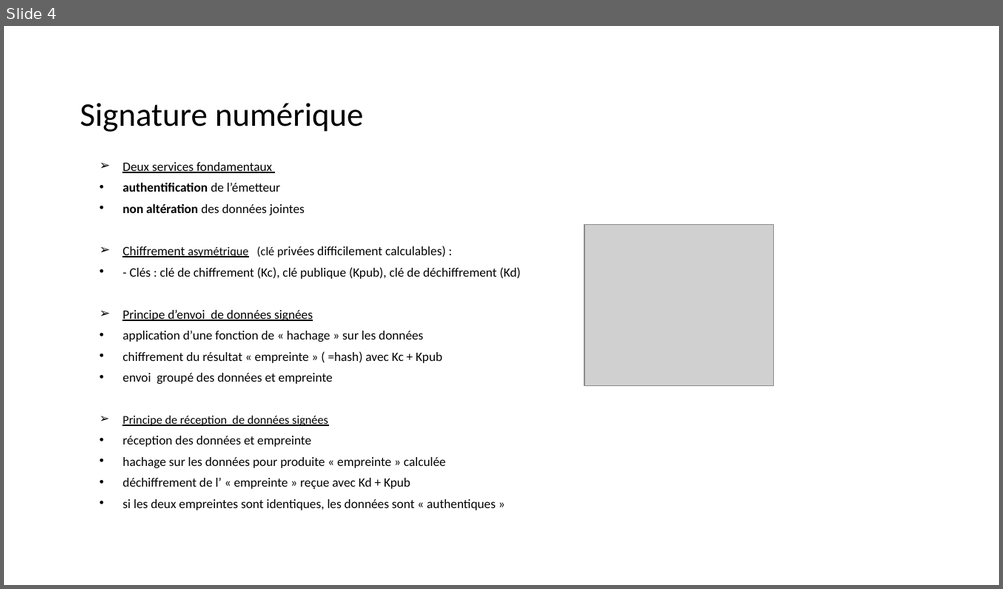
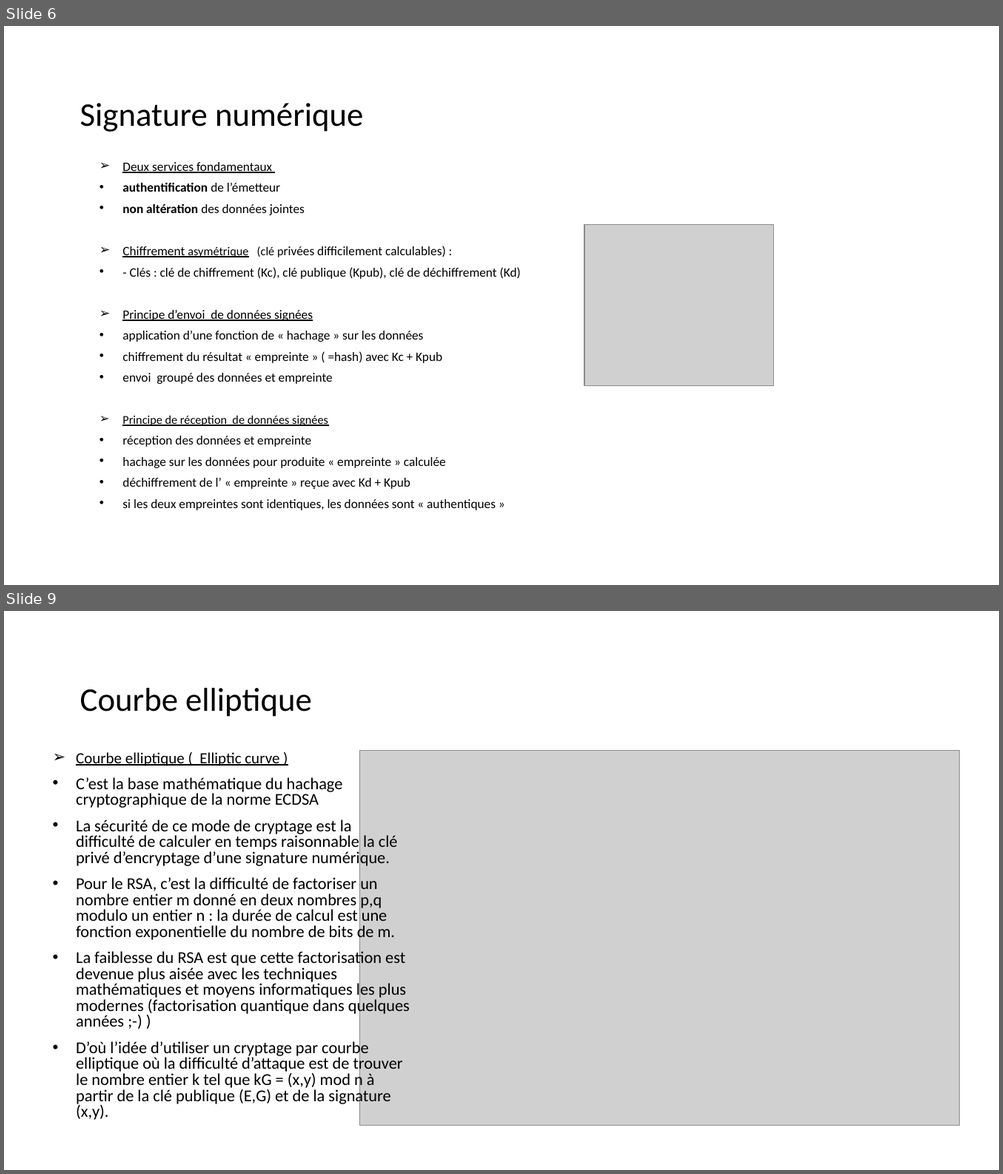
Before and after one commit to dominiquelaurain/fastecdsa, a slide deck: docs/Autoformation_Git.pptx. Shown one above the other, each under a label of ours: slide 4 before the commit, slides 6 and 9 after it; the slides between them are not shown. The pictures are 1003x589 and 1003x1174 pixels, drawn with LibreOffice and Linux fonts; fonts in the diff are those of the drawing; grey boxes stand for pictures. Boxes give left, top, right and bottom in pixels: in the first picture for what was removed or moved away, otherwise in the second. Text is boxed around its words. In the diff, an @@ line names an element or a change of style, - is before the commit and + after.

```diff
--- a/docs/Autoformation_Git.pptx
+++ b/docs/Autoformation_Git.pptx
@@ slide 9 added at [4,611,999,1170], background #FFFFFF @@
@@ title added at [80,688,312,717], 32 pt, text #000000 @@
+Courbe elliptique
@@ text added at [76,752,410,1120], 16 pt, text #000000 @@
+➢ Courbe elliptique ( Elliptic curve )
+• C’est la base mathématique du hachage cryptographique de la norme ECDSA
+• La sécurité de ce mode de cryptage est la difficulté de calculer en temps raisonnable la clé privé d’encryptage d’une signature numérique.
+• Pour le RSA, c’est la difficulté de factoriser un nombre entier m donné en deux nombres p,q modulo un entier n : la durée de calcul est une fonction exponentielle du nombre de bits de m.
+• La faiblesse du RSA est que cette factorisation est devenue plus aisée avec les techniques mathématiques et moyens informatiques les plus modernes (factorisation quantique dans quelques années ;-) )
+• D’où l’idée d’utiliser un cryptage par courbe elliptique où la difficulté d’attaque est de trouver le nombre entier k tel que kG = (x,y) mod n à partir de la clé publique (E,G) et de la signature (x,y).
@@ picture added at [360,751,959,1126] @@
@@ what was slide 4 is now slide 6 @@
```
Also in this commit, not shown: 1 slide changed, 4 other slides added.
